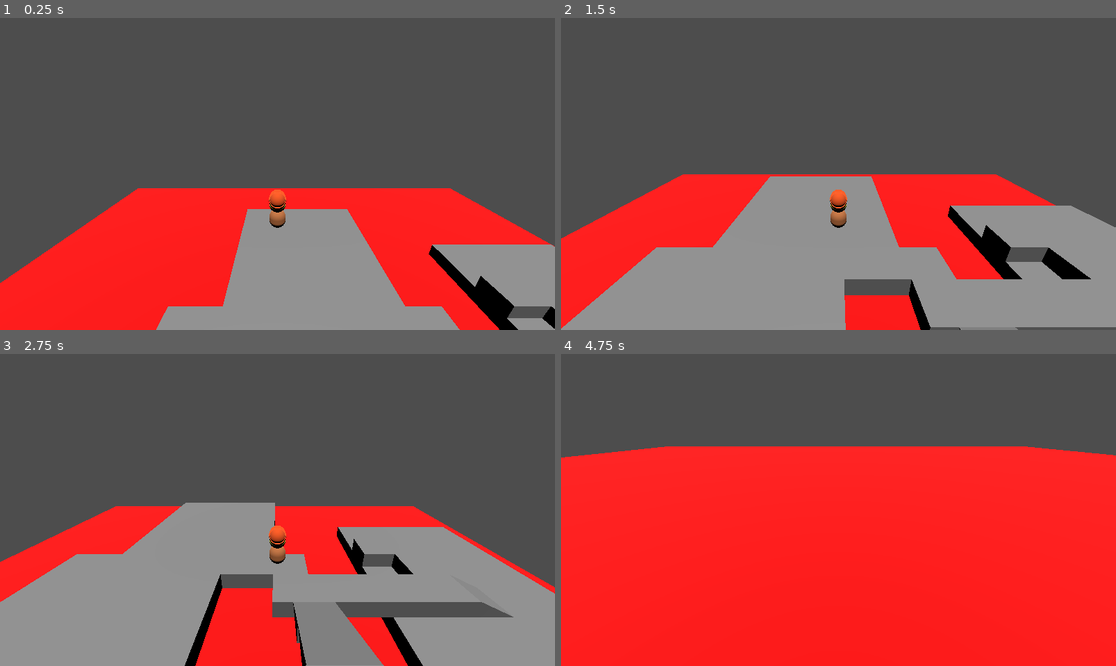
Above: before the commit, frames 1-4 (two rows, left to right).
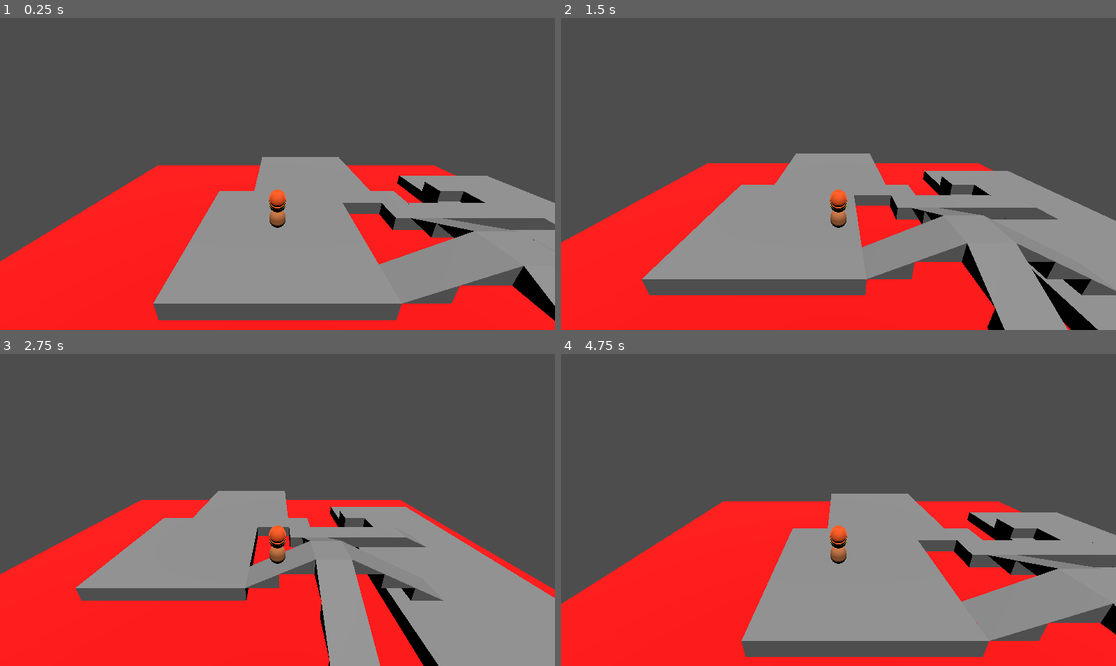
Above: after the commit, the same moments.

Repository: learnictnow/godot-test-level-template
Game: Godot game, scene res://test_level/test_environment.tscn
Two runs of this game, one before a commit and one after it. Both use one fixed random seed, a clock stepped at 60 frames per second and the inputs below.
Inputs:
- Up to frame 1 (0.25 s): no input
- Up to frame 2 (1.5 s): tap Enter (ui_accept) at 0.5, 0.77 s; hold Right (ui_right) 0.53-1.28 s; hold Down (ui_down) from 1.28 s (still down)
- Up to frame 3 (2.75 s): tap Enter (ui_accept) at 1.52 s; release Down (ui_down) at 2.03 s; hold Right (ui_right) from 2.03 s (still down)
- Up to frame 4 (4.75 s): release Right (ui_right) at 2.78 s; hold Up (ui_up) 2.78-3.53 s; tap Enter (ui_accept) at 3.02, 3.77, 4.52 s; hold Left (ui_left) from 3.53 s (still down)

The runs differ from the first frame. In frame 1, 24% of the frame differs, in the area x 0-100%, y 44-100%; in frame 2, 24%; in frame 3, 23%; in frame 4, 48%, in the area x 0-100%, y 29-98%.

Commit message:
Respawn Point Added

Diff:
--- a/test_level/Player.gd
+++ b/test_level/Player.gd
@@ -1,5 +1,6 @@
 extends CharacterBody3D
 
+@export var spawn_point:Marker3D
 
 const SPEED = 5.0
 const JUMP_VELOCITY = 4.5
@@ -7,6 +8,8 @@
 # Get the gravity from the project settings to be synced with RigidBody nodes.
 var gravity = ProjectSettings.get_setting("physics/3d/default_gravity")
 
+func _ready():
+	global_position = spawn_point.global_position
 
 func _physics_process(delta):
 	# Add the gravity.
@@ -29,3 +32,7 @@
 		velocity.z = move_toward(velocity.z, 0, SPEED)
 
 	move_and_slide()
+
+func respawn():
+	velocity = Vector3.ZERO
+	global_position = spawn_point.global_position
--- a/test_level/test_environment.tscn
+++ b/test_level/test_environment.tscn
@@ -364,8 +364,9 @@
 [node name="Spawn3" type="Marker3D" parent="SpawnPoints"]
 transform = Transform3D(1, 0, 0, 0, 1, 0, 0, 0, 1, 10, 3, -2)
 
-[node name="Player" parent="." instance=ExtResource("2_lj6sm")]
+[node name="Player" parent="." node_paths=PackedStringArray("spawn_point") instance=ExtResource("2_lj6sm")]
 transform = Transform3D(1, 0, 0, 0, 1, 0, 0, 0, 1, -4, 5, -4)
+spawn_point = NodePath("../SpawnPoints/Spawn1")
 
 [node name="DirectionalLight3D" type="DirectionalLight3D" parent="."]
 transform = Transform3D(1, 0, 0, 0, 0.258819, 0.965926, 0, -0.965926, 0.258819, 0, 29, 0)
